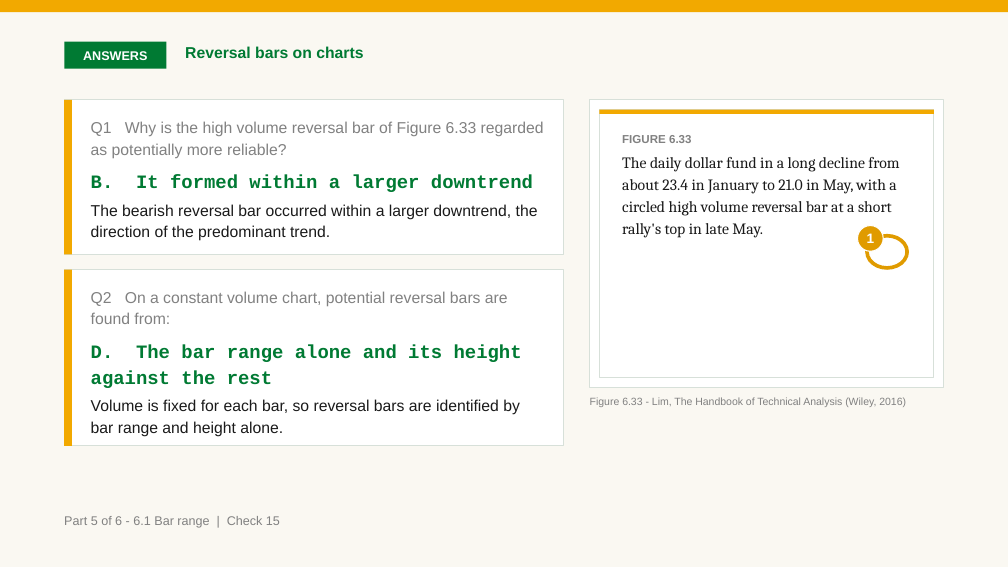
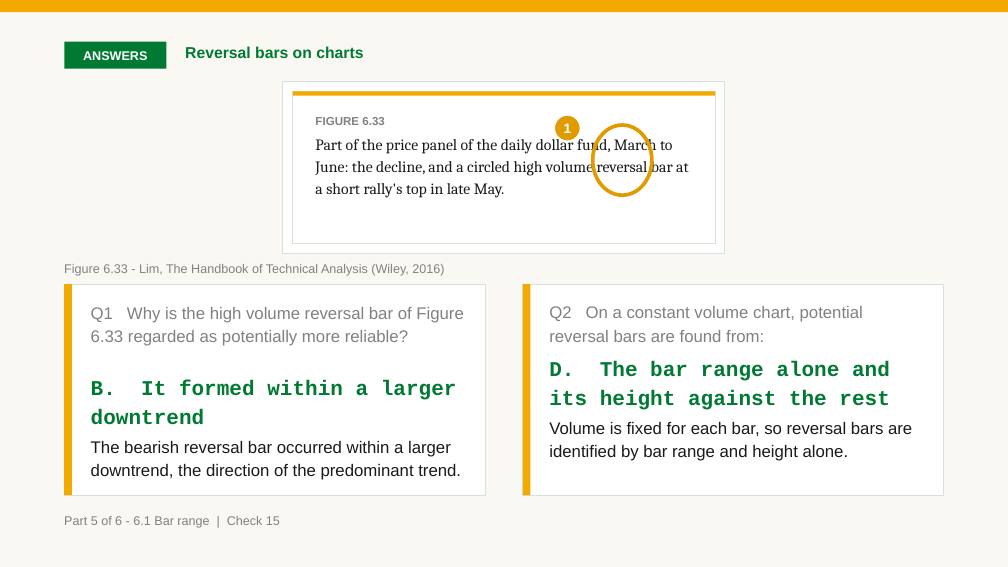
Before and after one commit to benjiesotelo-sudo/Telos_FIN1209, a slide deck: slide 161 of chapter-06/FIN1209-Chapter-06.pptx. Drawn at 1008x567 pixels with LibreOffice and Linux fonts; fonts in the diff are those of the drawing. Boxes give left, top, right and bottom in pixels: in the first picture for what was removed or moved away, otherwise in the second. Text is boxed around its words. In the diff, an @@ line names an element or a change of style, - is before the commit and + after.

```diff
--- a/chapter-06/FIN1209-Chapter-06.pptx
+++ b/chapter-06/FIN1209-Chapter-06.pptx
@@ rectangle: place and size @@
-rectangle at [64,100,563,255]
+rectangle at [283,82,725,254]
@@ rectangle: place and size @@
-rectangle at [64,100,72,255]
+rectangle at [293,91,715,244]
@@ rectangle at [293,91,715,244]: fill #F2A900 to #FFFFFF; outline none to #D7E0D9 1 pt @@
@@ rectangle added at [293,91,715,96], fill #F2A900 @@
@@ text "FIGURE 6.33": place and size @@
-text "FIGURE 6.33" at [622,135,899,238]
+text "FIGURE 6.33" at [315,117,689,198]
@@ ellipse "1": place and size @@
-ellipse "1" at [858,225,883,251]
+ellipse "1" at [554,115,580,141]
@@ rectangle removed at [600,110,934,378] @@
@@ rectangle removed at [600,110,934,114] @@
@@ text at [315,136,689,198]: text changed @@
-The daily dollar fund in a long decline from about 23.4 in January to 21.0 in May, with a circled high volume reversal bar at a short rally's top in late May.
+Part of the price panel of the daily dollar fund, March to June: the decline, and a circled high volume reversal bar at a short rally's top in late May.
@@ ellipse added at [593,125,652,195], outline #E09B00 3.5 pt @@
@@ ellipse removed at [867,236,907,268] @@
@@ text "Figure 6.33 - Lim, The ...": place and size @@
-text "Figure 6.33 - Lim, The ..." at [590,397,906,407]
+text "Figure 6.33 - Lim, The ..." at [64,264,444,276]
@@ text "Figure 6.33 - Lim, The ..." at [64,264,444,276]: size 10 to 12 pt @@
@@ rectangle: place and size @@
-rectangle at [64,270,72,446]
+rectangle at [64,284,72,495]
@@ rectangle: place and size @@
-rectangle at [64,270,563,446]
+rectangle at [64,284,485,495]
@@ text "Q1 Why is the high ...": place and size @@
-text "Q1 Why is the high ..." at [91,121,544,158]
+text "Q1 Why is the high ..." at [91,307,463,346]
@@ text "Q1 Why is the high ..." at [91,307,463,346]: size 15 to 16 pt @@
@@ rectangle: place and size @@
-rectangle at [590,100,944,388]
+rectangle at [523,284,944,495]
@@ rectangle added at [523,284,531,495], fill #F2A900 @@
@@ text "Q2 On a constant volume ..." at [549,306,863,342]: size 15 to 16 pt @@
@@ text "Q2 On a constant volume ...": place and size @@
-text "Q2 On a constant volume ..." at [91,291,508,324]
+text "Q2 On a constant volume ..." at [549,306,863,342]
@@ text "D. The bar range alone ...": place and size @@
-text "D. The bar range alone ..." at [91,345,522,437]
+text "D. The bar range alone ..." at [549,361,912,461]
@@ text "D. The bar range alone ..." at [549,361,912,461]: size 18 to 20 pt in "D. The bar range alone and its ..."; size 15 to 16 pt in "Volume is fixed for each bar, so ..." @@
@@ text "B. It formed within a ...": place and size @@
-text "B. It formed within a ..." at [91,175,538,241]
+text "B. It formed within a ..." at [91,380,461,480]
@@ text "B. It formed within a ..." at [91,380,461,480]: size 18 to 20 pt in "B. It formed within a larger downtrend"; size 15 to 16 pt in "The bearish reversal bar occurred within a ..." @@
```
Also in this commit, not shown: 56 other slides changed, 4 slides added, 3 other files.
